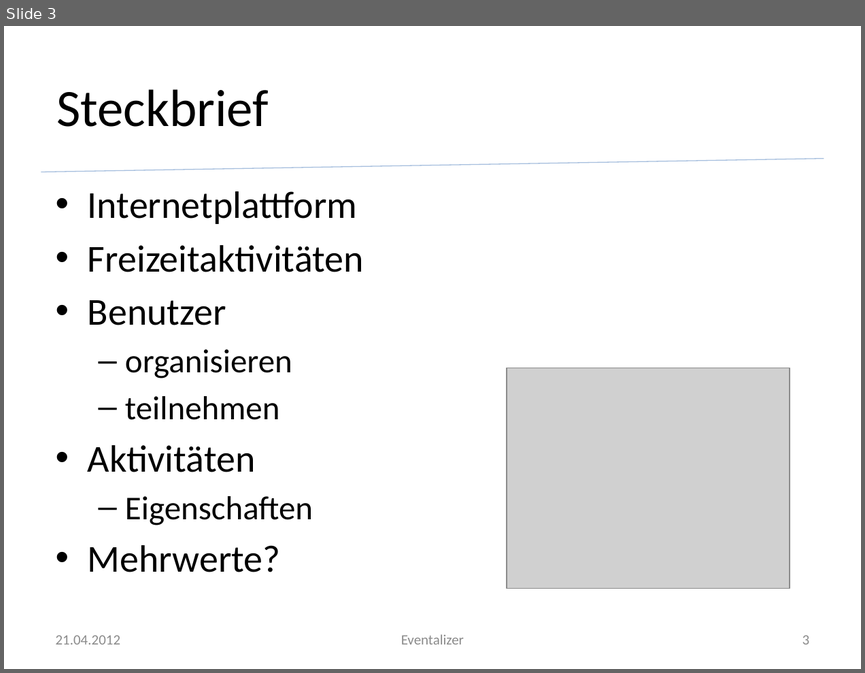
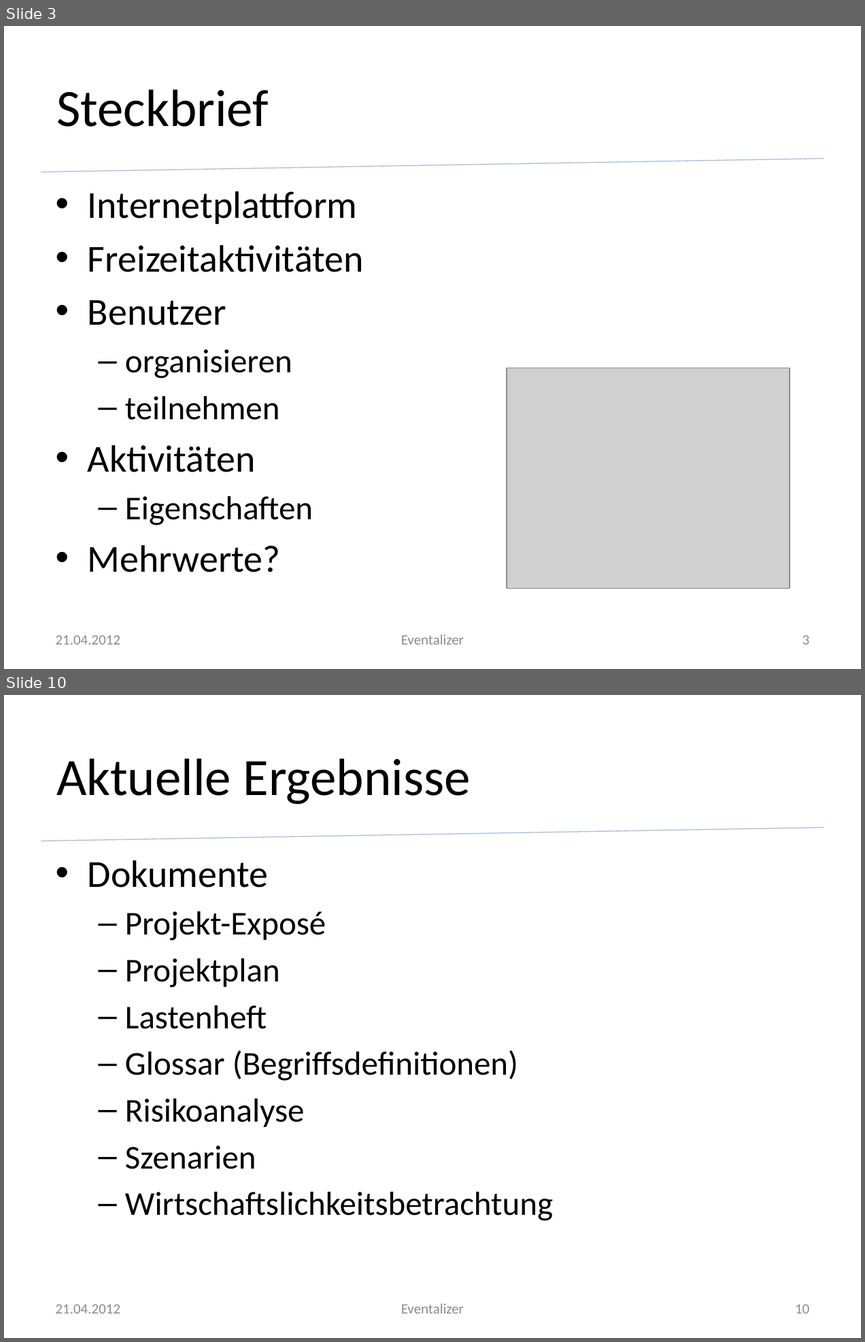
Before and after one commit to silkslostsoul/Eventalizer, a slide deck: Dokumente/Zwischenstand zum 2012 04 21.pptx. Shown one above the other, each under a label of ours: slide 3 before the commit, slides 3 and 10 after it; the slides between them are not shown. The pictures are 865x673 and 865x1342 pixels, drawn with LibreOffice and Linux fonts; fonts in the diff are those of the drawing; grey boxes stand for pictures; background and template pictures are left out. Boxes give left, top, right and bottom in pixels: in the first picture for what was removed or moved away, otherwise in the second. Text is boxed around its words. In the diff, an @@ line names an element or a change of style, - is before the commit and + after.

Commit message:
Aufgaben, Projektplan und Zwischen-Präsi aktualisiert.

```diff
--- a/Dokumente/Zwischenstand zum 2012 04 21.pptx
+++ b/Dokumente/Zwischenstand zum 2012 04 21.pptx
@@ slide 10 added at box(4, 695, 861, 1338), background #FFFFFF; not listed: 1 template element that a slide beside it also shows @@
@@ title added at box(56, 758, 470, 804), 44 pt, text #000000 @@
+Aktuelle Ergebnisse
@@ text added at box(88, 860, 553, 1221), 28 pt, text #000000 @@
+• Dokumente
+  – Projekt-Exposé
+  – Projektplan
+  – Lastenheft
+  – Glossar (Begriffsdefinitionen)
+  – Risikoanalyse
+  – Szenarien
+  – Wirtschaftslichkeitsbetrachtung
@@ text added at box(56, 1304, 121, 1313), 12 pt, text #8C8C8C @@
+21.04.2012
@@ text added at box(401, 1303, 464, 1313), 12 pt, text #8C8C8C @@
+Eventalizer
@@ page number added at box(795, 1304, 809, 1313), 12 pt, text #8C8C8C @@
+10
```
Also in this commit, not shown: 4 slides changed, 7 other slides added, 2 other files.
